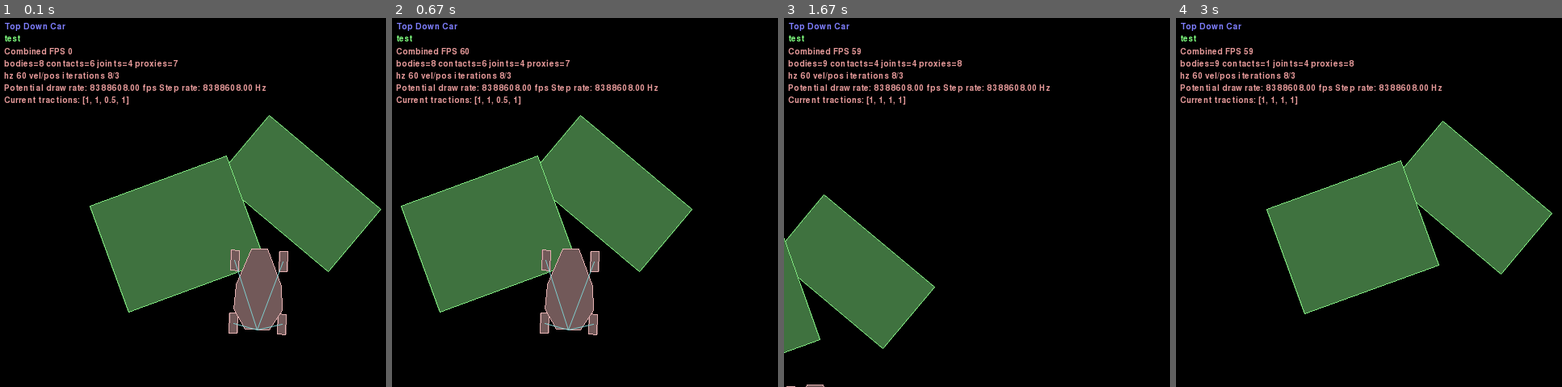
Above: before the commit, frames 1-4 (left to right).
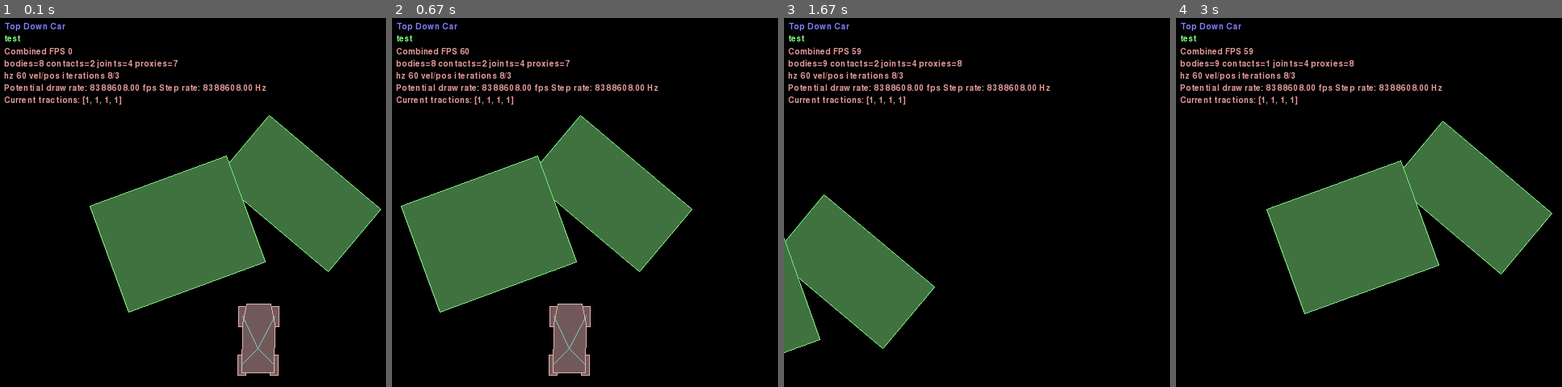
Above: after the commit, the same moments.

Repository: Alluvial-Gold/super-duper-potato-ml
Game: pygame game, started from carPhysics/top_down_car.py
Two runs of this game, one before a commit and one after it. Both use one fixed random seed, a clock stepped at 60 frames per second and the inputs below.
Inputs (mouse positions are in pixels of both pictures, inside the frame that each line leads up to):
- Up to frame 1 (0.1 s): no input
- Up to frame 2 (0.67 s): hold Right from 0.33 s (still down); move the mouse to (631, 209) at 0.37 s
- Up to frame 3 (1.67 s): release Right at 0.8 s; hold Up 0.83-1.13 s; move the mouse to (1046, 217) at 0.87 s; tap Space at 0.9, 1.23, 1.53 s; tap Z at 0.98 s; hold Right 1.17-1.63 s; move the mouse to (919, 195) at 1.2 s; tap X at 1.32 s
- Up to frame 4 (3 s): hold Left 1.67-2.2 s; move the mouse to (1484, 279) at 1.7 s; tap Space at 1.73, 2.03, 2.3, 2.63, 2.93 s; hold Down 2.23-2.53 s; move the mouse to (1272, 283) at 2.27 s; tap Z at 2.38 s; hold Left 2.57-2.97 s; move the mouse to (outside the picture) at 2.6 s; tap X at 2.72 s

The runs differ from the first frame. In frame 1, 3.5% of the frame differs, in the area x 23-75%, y 11-97%; in frame 2, 3.5%; in frame 3, less than 0.1%; in frame 4, nothing differs.

Commit message:
Changed car shape & tyre positions

Diff:
--- a/carPhysics/top_down_car.py
+++ b/carPhysics/top_down_car.py
@@ -113,20 +113,19 @@
 
 
 class TDCar(object):
-    vertices = [(1.5, 0.0),
-                (3.0, 2.5),
-                (2.8, 5.5),
-                (1.0, 10.0),
-                (-1.0, 10.0),
-                (-2.8, 5.5),
-                (-3.0, 2.5),
-                (-1.5, 0.0),
+
+    vertices = [(2, -3),
+                (2, 3),
+                (1.5, 5.5),
+                (-1.5, 5.5),
+                (-2, 3),
+                (-2, -3),
                 ]
 
-    tire_anchors = [(-3.0, 0.75),
-                    (3.0, 0.75),
-                    (-3.0, 8.50),
-                    (3.0, 8.50),
+    tire_anchors = [(-2.0, -2),
+                    (2.0, -2),
+                    (-2.0, 4),
+                    (2.0, 4),
                     ]
 
     def __init__(self, world, vertices=None, tire_anchors=None,
